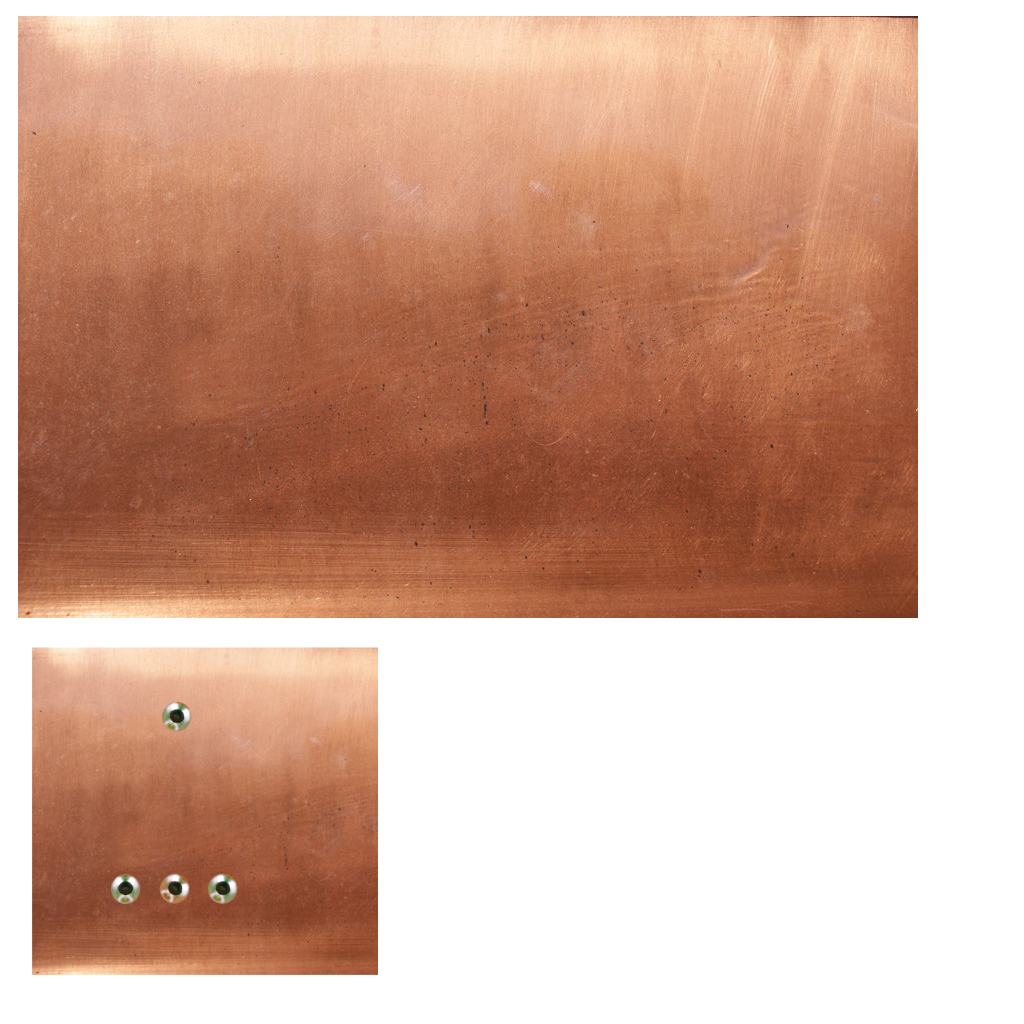
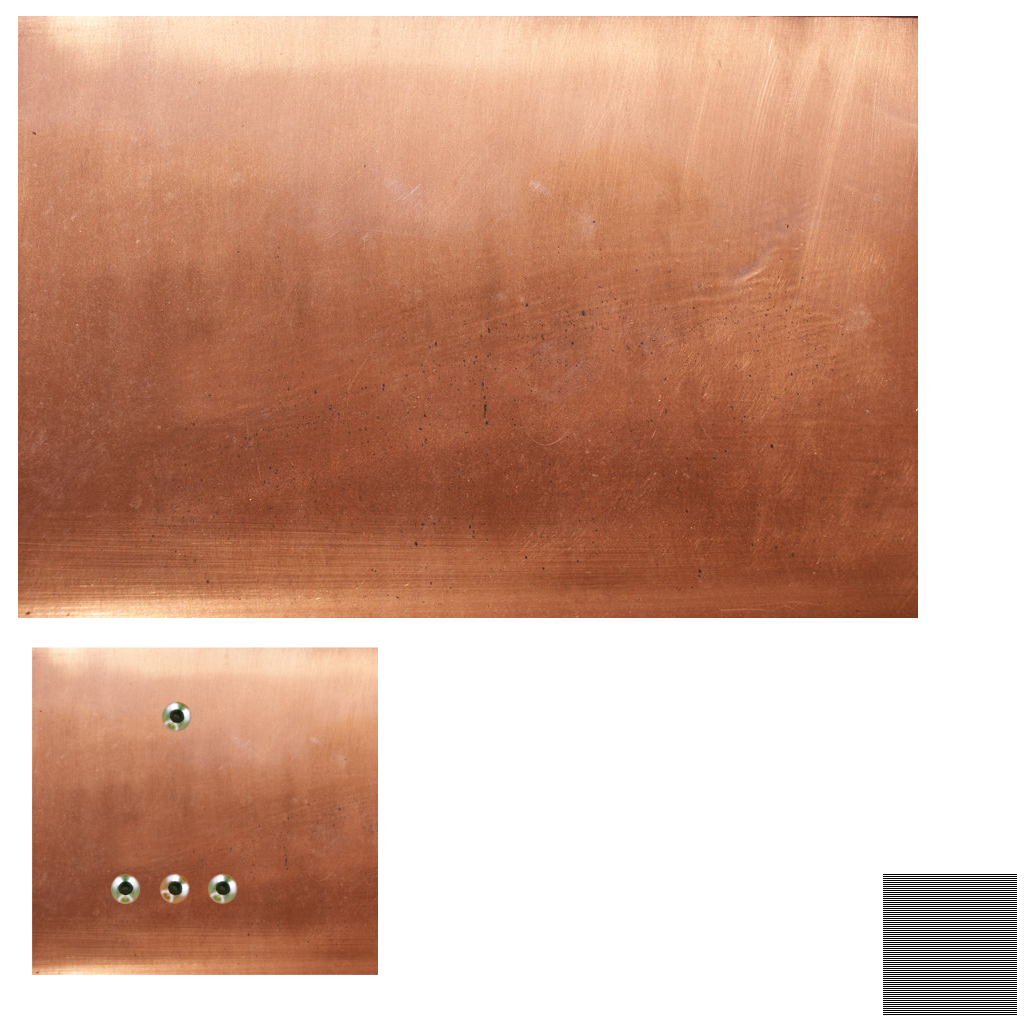
Before/after of a 1024 × 1024 layered artwork. What changed in the layer stack:
added layer "Pasted Layer #23" above "Pasted Layer #4" over [883, 874, 1017, 1015]
